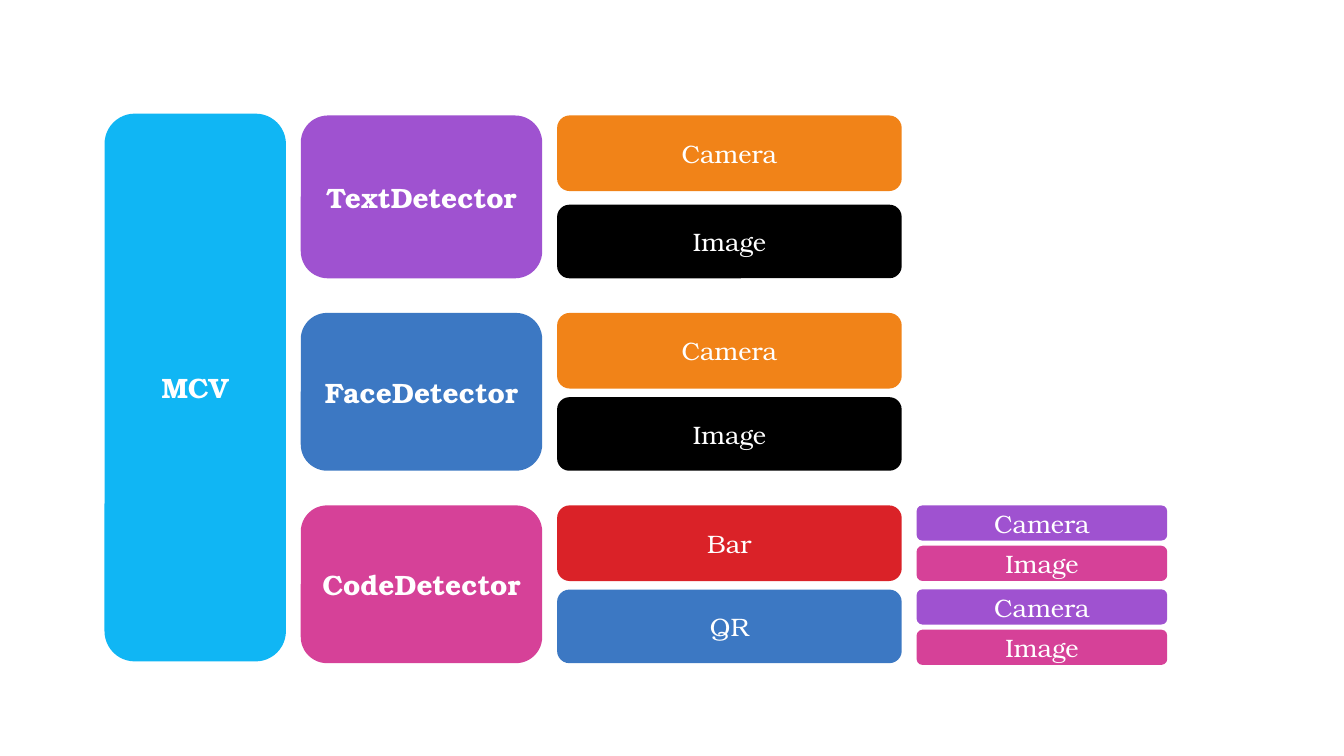
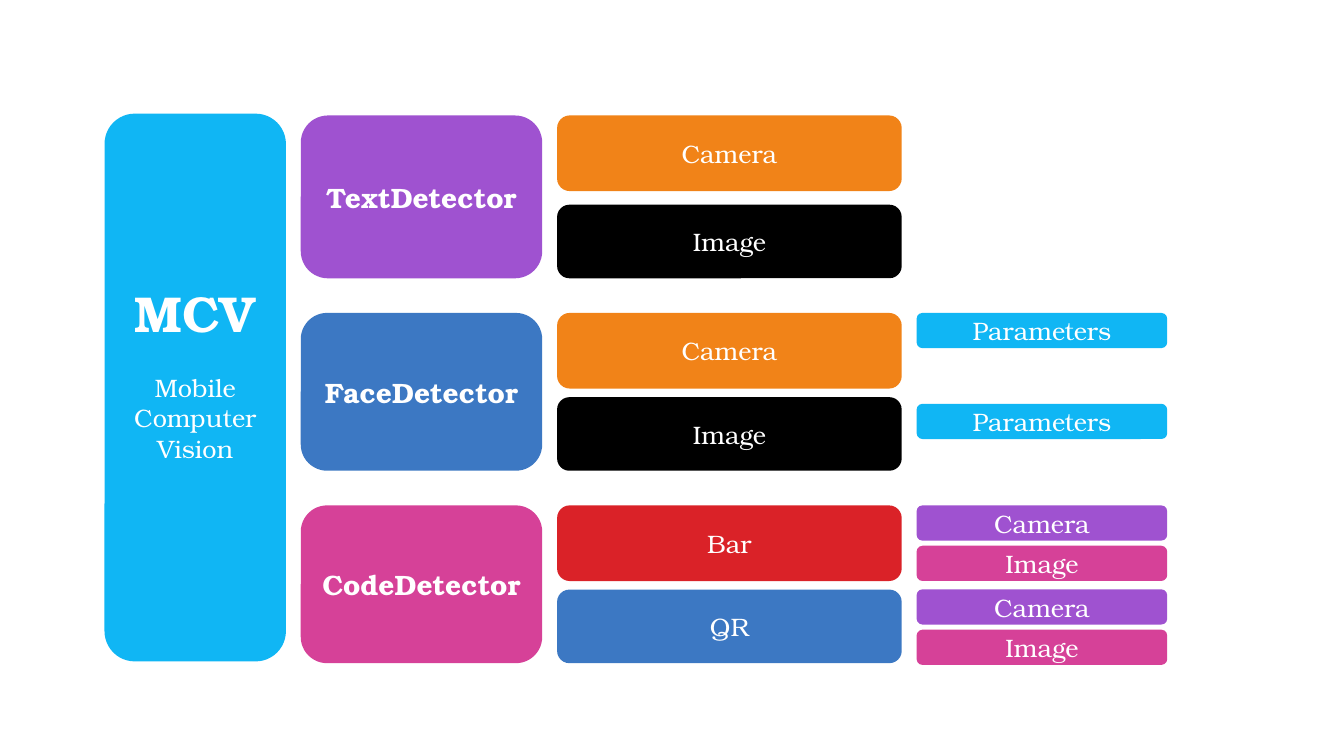
Before and after one commit to nalancer08/Mobile-Computer-Vision, a slide deck: slide 2 of Architecture/Diagrams.pptx. Drawn at 1344x756 pixels with LibreOffice and Linux fonts; fonts in the diff are those of the drawing. Boxes give left, top, right and bottom in pixels: in the first picture for what was removed or moved away, otherwise in the second. Text is boxed around its words. In the diff, an @@ line names an element or a change of style, - is before the commit and + after.

```diff
--- a/Architecture/Diagrams.pptx
+++ b/Architecture/Diagrams.pptx
@@ text in rounded rectangle at bbox=[135, 297, 256, 333]: size 20 to 36 pt in "MCV" @@
@@ rounded rectangle added at bbox=[917, 313, 1168, 348], fill #10B6F4, 18 pt, text #FFFFFF @@
+Parameters
@@ text in rounded rectangle at bbox=[134, 379, 256, 459]: paragraph added @@
+Mobile Computer Vision
@@ rounded rectangle added at bbox=[917, 404, 1168, 440], fill #10B6F4, 18 pt, text #FFFFFF @@
+Parameters
```
Also in this commit, not shown: 34 other files.
